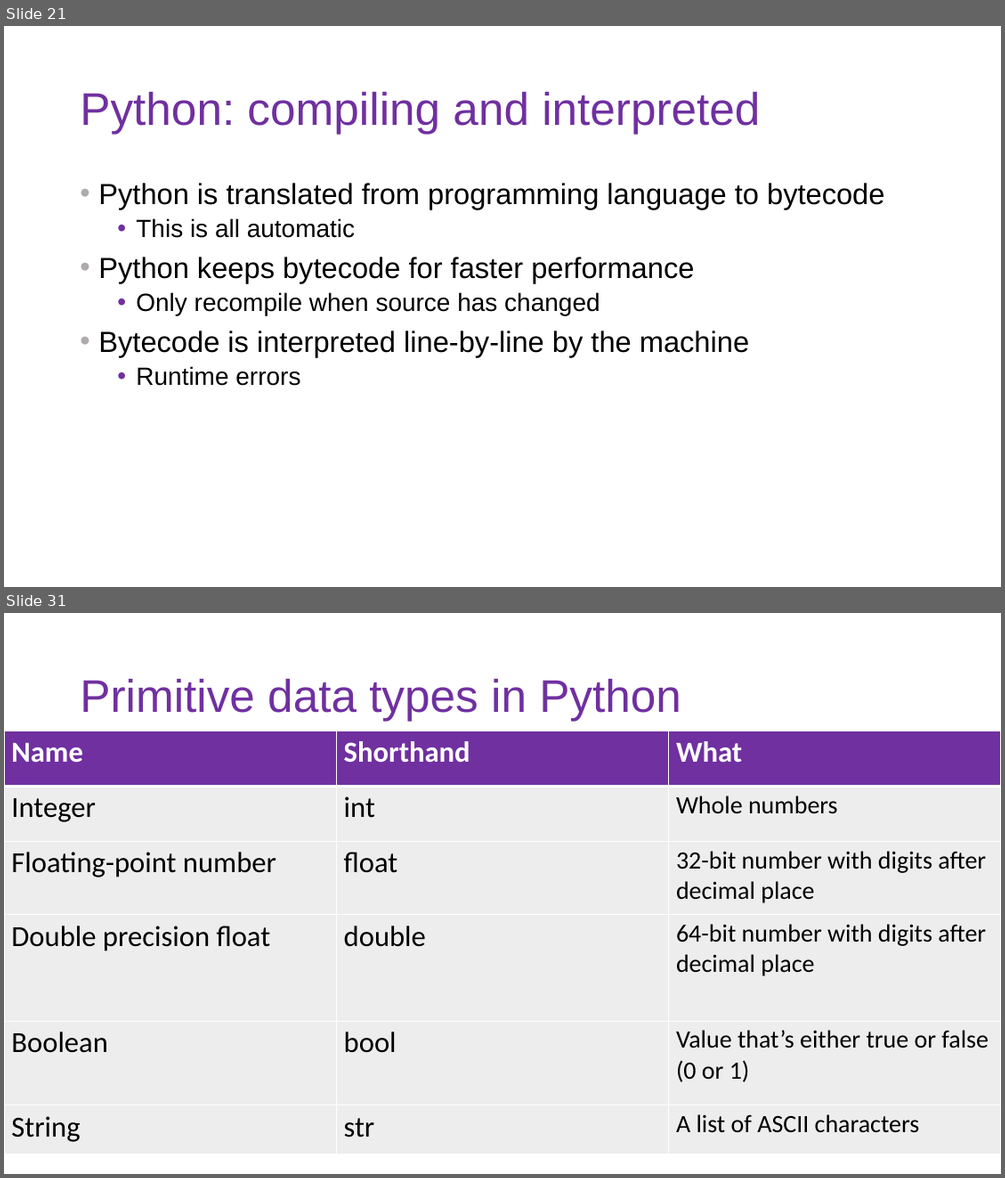
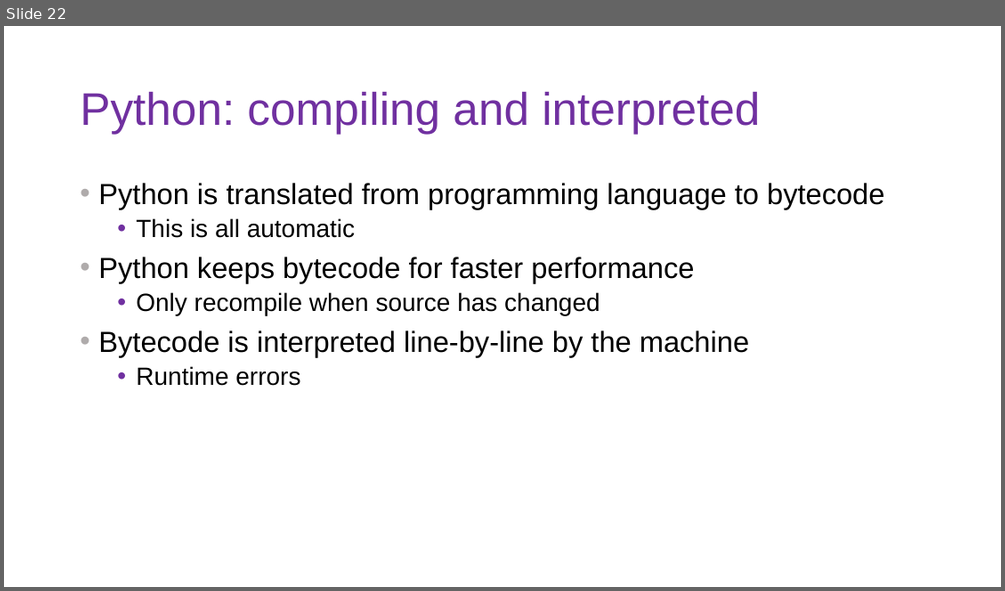
Before and after one commit to DoriMG/SN_python_course, a slide deck: lectures/1_intro_cs.pptx. Shown one above the other, each under a label of ours: slides 21 and 31 before the commit, slide 22 after it; the slides between them are not shown. The pictures are 1005x1178 and 1005x591 pixels, drawn with LibreOffice and Linux fonts; fonts in the diff are those of the drawing. Boxes give left, top, right and bottom in pixels: in the first picture for what was removed or moved away, otherwise in the second. Text is boxed around its words. In the diff, an @@ line names an element or a change of style, - is before the commit and + after.

```diff
--- a/lectures/1_intro_cs.pptx
+++ b/lectures/1_intro_cs.pptx
@@ slide 31 removed at <box>4,613,1001,1174</box>, background #FFFFFF @@
@@ title removed at <box>80,679,681,721</box> @@
-Primitive data types in Python
@@ table removed at <box>4,731,1000,1153</box>, 6 rows, 3 columns @@
-Name | Shorthand | What
-Integer | int | Whole numbers
-Floating-point number | float | 32-bit number with digits after decimal place
-Double precision float | double | 64-bit number with digits after decimal place
-Boolean | bool | Value that’s either true or false (0 or 1)
-String | str | A list of ASCII characters
@@ what was slide 21 is now slide 22 @@
```
Also in this commit, not shown: 6 slides added, 11 other slides removed, 40 other files.
